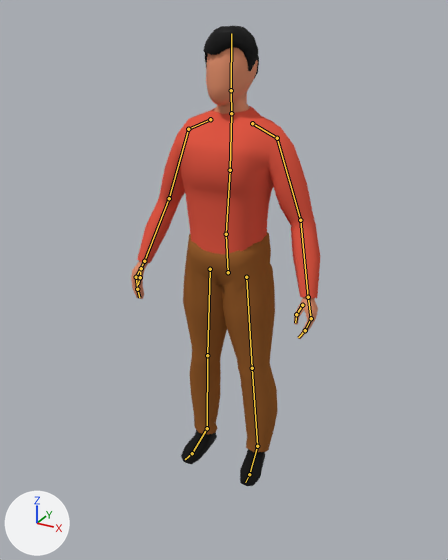
Two versions of the Blender file game assets/Player/player7.blend, one commit apart.
The view is the same before and after, from a camera (50 mm lens) standing at (1.076, -1.99, 1.876) and looking at (-0.017, -0.003, 0.882). Every picture has the same lights, and +X, +Y and +Z are marked at lower left. Both versions are drawn at frame 17 of the action 'Run with weapon'; the numbers are the values there. The bones that bend it are drawn over the model as lines.

Names of what the first picture shows: 'Hair', 'Pants', 'Player', 'Shirt', 'Shoes'.
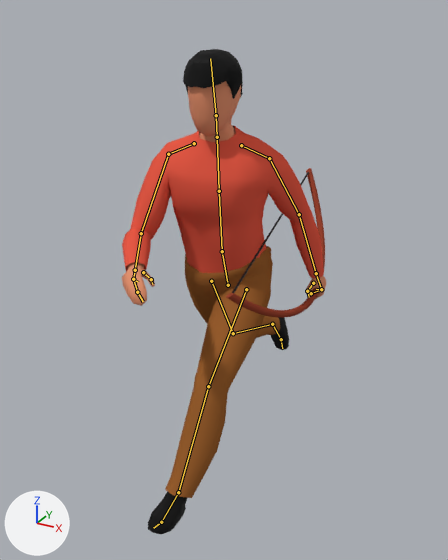
Where the change shows, as pixel boxes [x1, y1, x2, y2] in the pictures (448 x 560 px):
'Shirt', posed (10% wider, 21% shorter)
    before: [137, 106, 320, 298]
    after: [122, 126, 324, 278]
'Pants', posed (21% wider, 14% taller)
    before: [183, 232, 278, 452]
    after: [165, 246, 280, 498]
'Player', posed
    before: [131, 47, 318, 339]
    after: [122, 49, 326, 306]
'Shoes', posed
    before: [181, 430, 265, 486]
    after: [148, 317, 289, 534]
'Bow', now drawn (red)
    after: [226, 168, 325, 318]
    faces in mat_bow_001 (red #994431): [226, 168, 325, 318]
    faces in mat_string_001 (black #000000): [232, 172, 309, 293]
'Hair', no longer drawn (black)
    before: [203, 26, 259, 80]
bone 'Hips', root to tip
    before: (228, 272) to (226, 234)
    after: (228, 285) to (222, 251)
bone 'Chest', root to tip
    before: (230, 170) to (231, 113)
    after: (219, 191) to (217, 137)
bone 'Head', root to tip
    before: (231, 90) to (231, 33)
    after: (216, 115) to (210, 58)
bone 'UpperArm.L', root to tip
    before: (277, 138) to (300, 220)
    after: (269, 158) to (299, 214)
bone 'UpperFingers.L', root to tip
    before: (311, 318) to (305, 330)
    after: (321, 289) to (311, 293)
bone 'LowerFingers.L', root to tip
    before: (305, 330) to (298, 337)
    after: (311, 293) to (309, 291)
bone 'UpperThumb.L', root to tip
    before: (302, 305) to (296, 314)
    after: (313, 283) to (307, 291)
bone 'LowerThumb.L', root to tip
    before: (296, 314) to (295, 322)
    after: (307, 291) to (309, 297)
bone 'UpperArm.R', root to tip
    before: (188, 129) to (169, 198)
    after: (168, 154) to (141, 233)
bone 'lowerArm.R', root to tip
    before: (169, 198) to (144, 261)
    after: (141, 233) to (135, 270)

The change in detail:
Bone 'Hips' (bone_hips) moves from (0.0, 0.0, 0.0) to (0.0, -0.056, 0.001).
Bone 'Hips' (bone_hips) turns from (0, 0, 0) to (11, -2, 0) degrees about its own x, y and z.
Bone 'Chest' (bone_chest) turns from (0, 0, 0) to (-1, 20, -3) degrees about its own x, y and z.
Bone 'Head' (bone_head) turns from (0, 0, 0) to (0, -16, 3) degrees about its own x, y and z.
Bone 'UpperArm.L' (bone_upperarm_l) turns from (0, 0, 0) to (-18, 6, -1) degrees about its own x, y and z.
Bone 'UpperFingers.L' (bone_upperfingers_l) turns from (0, 0, 0) to (-3, -16, -39) degrees about its own x, y and z.
Bone 'LowerFingers.L' (bone_lowerfingers_l) turns from (0, 0, 0) to (10, -24, -96) degrees about its own x, y and z.
Bone 'UpperThumb.L' (bone_upperthumb_l) turns from (0, 0, 0) to (4, -21, -19) degrees about its own x, y and z.
Bone 'LowerThumb.L' (bone_lowerthumb_l) turns from (0, 0, 0) to (3, 15, 33) degrees about its own x, y and z.
Bone 'UpperArm.R' (bone_upperarm_r) turns from (0, 0, 0) to (32, -8, -4) degrees about its own x, y and z.
Bone 'lowerArm.R' (bone_lowerarm_r) turns from (0, 0, 0) to (62, -30, -29) degrees about its own x, y and z.
Bone 'Heel.L' (bone_heel_l) moves from (0.0, 0.0, 0.0) to (0.085, -0.539, -0.13).
Bone 'Heel.L' (bone_heel_l) turns from (0, 0, 0) to (20, 1, 0) degrees about its own x, y and z.
Bone 'Heel.R' (bone_heel_r) moves from (0.0, 0.0, 0.0) to (-0.034, 0.578, -0.304).
Bone 'Heel.R' (bone_heel_r) turns from (0, 0, 0) to (-86, 2, -2) degrees about its own x, y and z.
